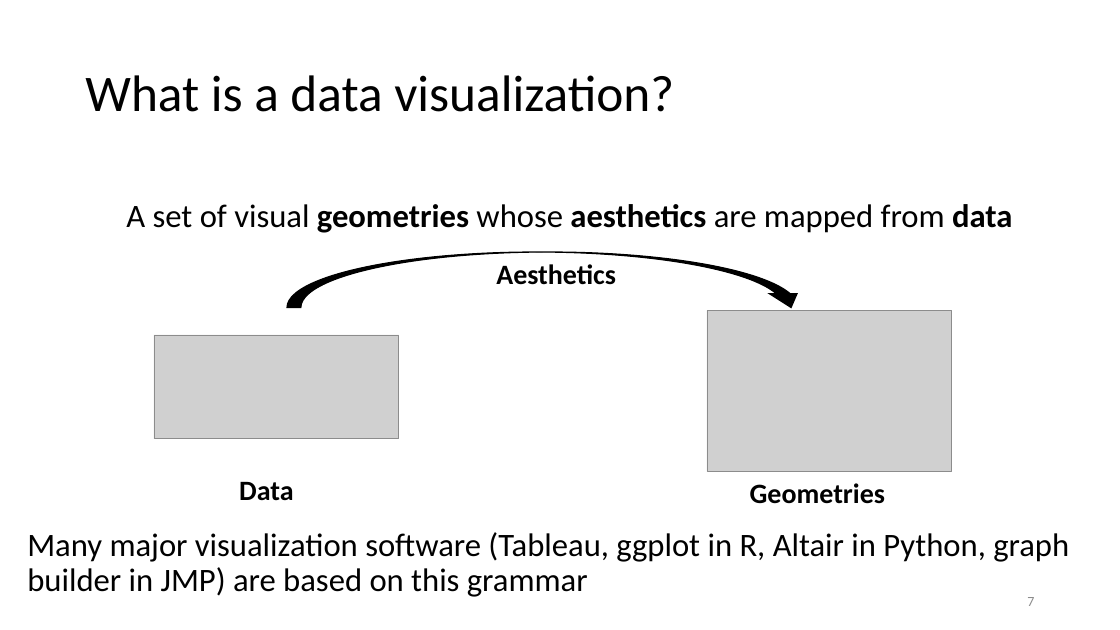
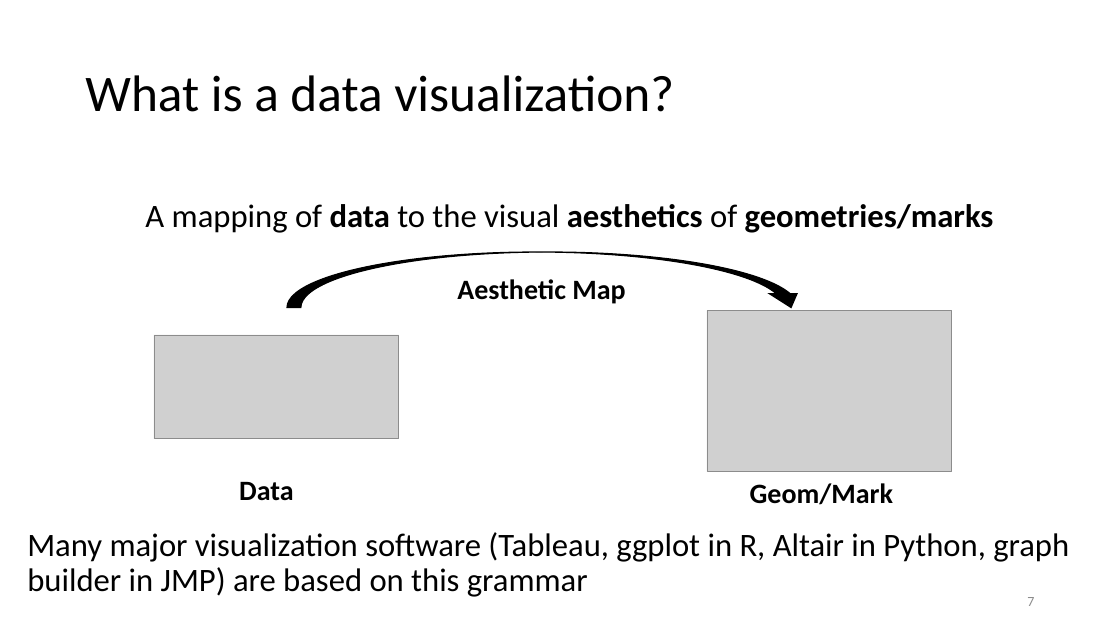
Before and after one commit to WSU-DataScience/SDSS19-dataviz-workshop, a slide deck: slide 7 of slides/Visualization theory and principles.pptx. Drawn at 1120x630 pixels with LibreOffice and Linux fonts; fonts in the diff are those of the drawing; grey boxes stand for pictures. Boxes give left, top, right and bottom in pixels: in the first picture for what was removed or moved away, otherwise in the second. Text is boxed around its words. In the diff, an @@ line names an element or a change of style, - is before the commit and + after.

Commit message:
added CDC data and data viz tasks and modified ppt

```diff
--- a/slides/Visualization theory and principles.pptx
+++ b/slides/Visualization theory and principles.pptx
@@ text at bbox=[145, 204, 994, 233]: text changed; bold on @@
-A set of visual geometries whose aesthetics are mapped from data
+A mapping of data to the visual aesthetics of geometries/marks
@@ text at bbox=[457, 279, 625, 304]: text changed @@
-Aesthetics
+Aesthetic Map
@@ text at bbox=[750, 483, 893, 505]: text changed @@
-Geometries
+Geom/Mark
```
Also in this commit, not shown: 2 other slides changed, 9 slides added, 20 slides removed, 5 other files.
